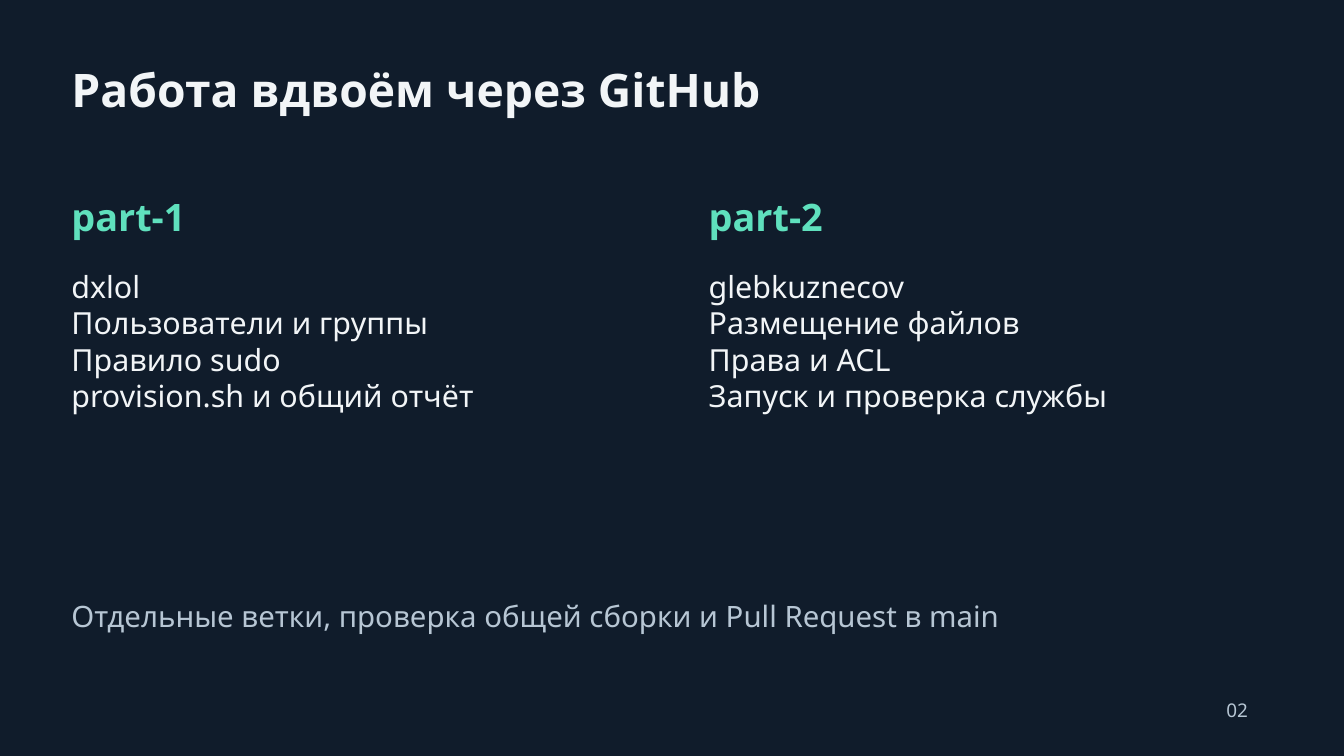
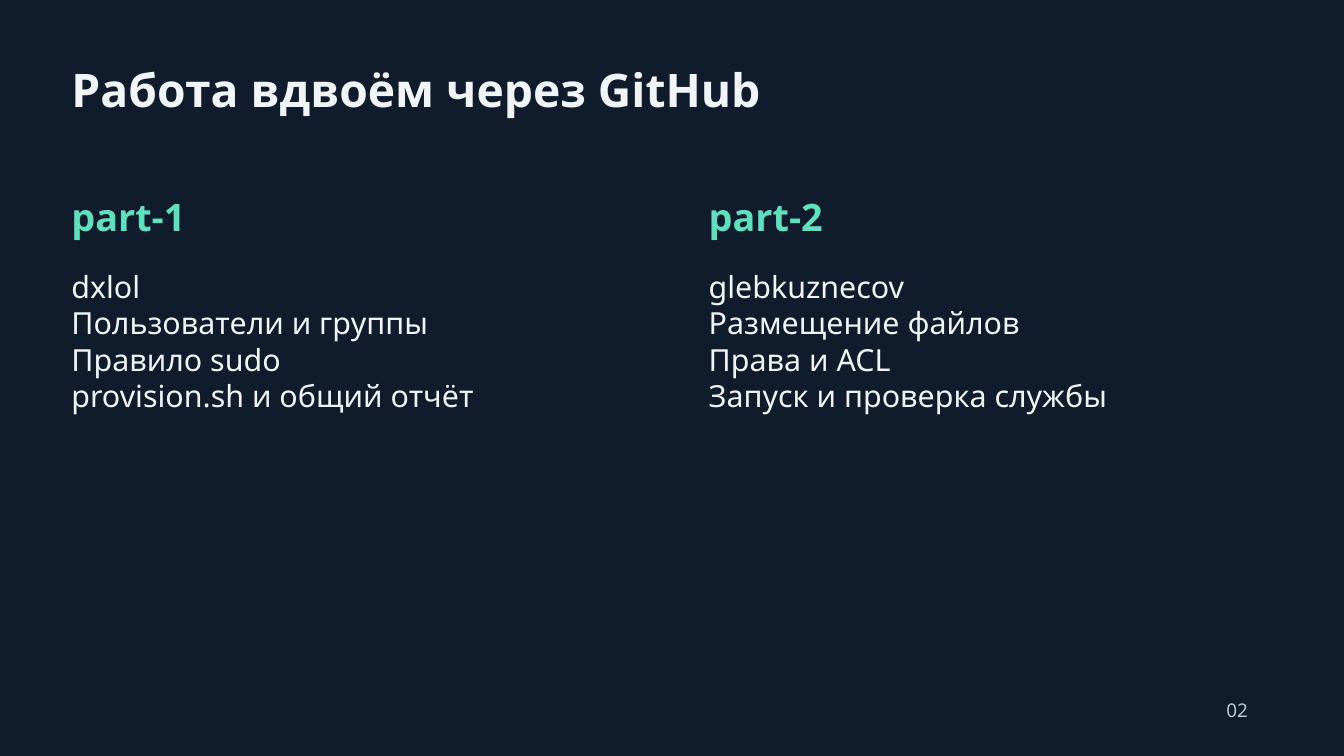
Before and after one commit to DXlol112/tz-01-helpdesk, a slide deck: slide 2 of presentations/helpdesk-project.pptx. Drawn at 1344x756 pixels with LibreOffice and Linux fonts; fonts in the diff are those of the drawing. Boxes give left, top, right and bottom in pixels: in the first picture for what was removed or moved away, otherwise in the second. Text is boxed around its words. In the diff, an @@ line names an element or a change of style, - is before the commit and + after.

```diff
--- a/presentations/helpdesk-project.pptx
+++ b/presentations/helpdesk-project.pptx
@@ text removed at [71, 604, 999, 634] @@
-Отдельные ветки, проверка общей сборки и Pull Request в main
```
Also in this commit, not shown: 3 other slides changed, 1 slide added, 1 slide removed.
